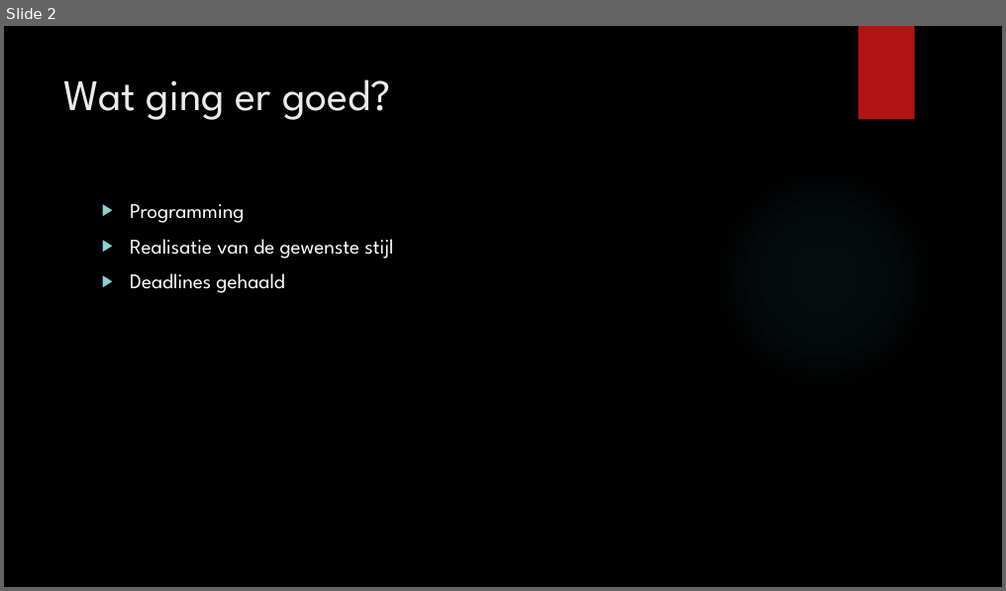
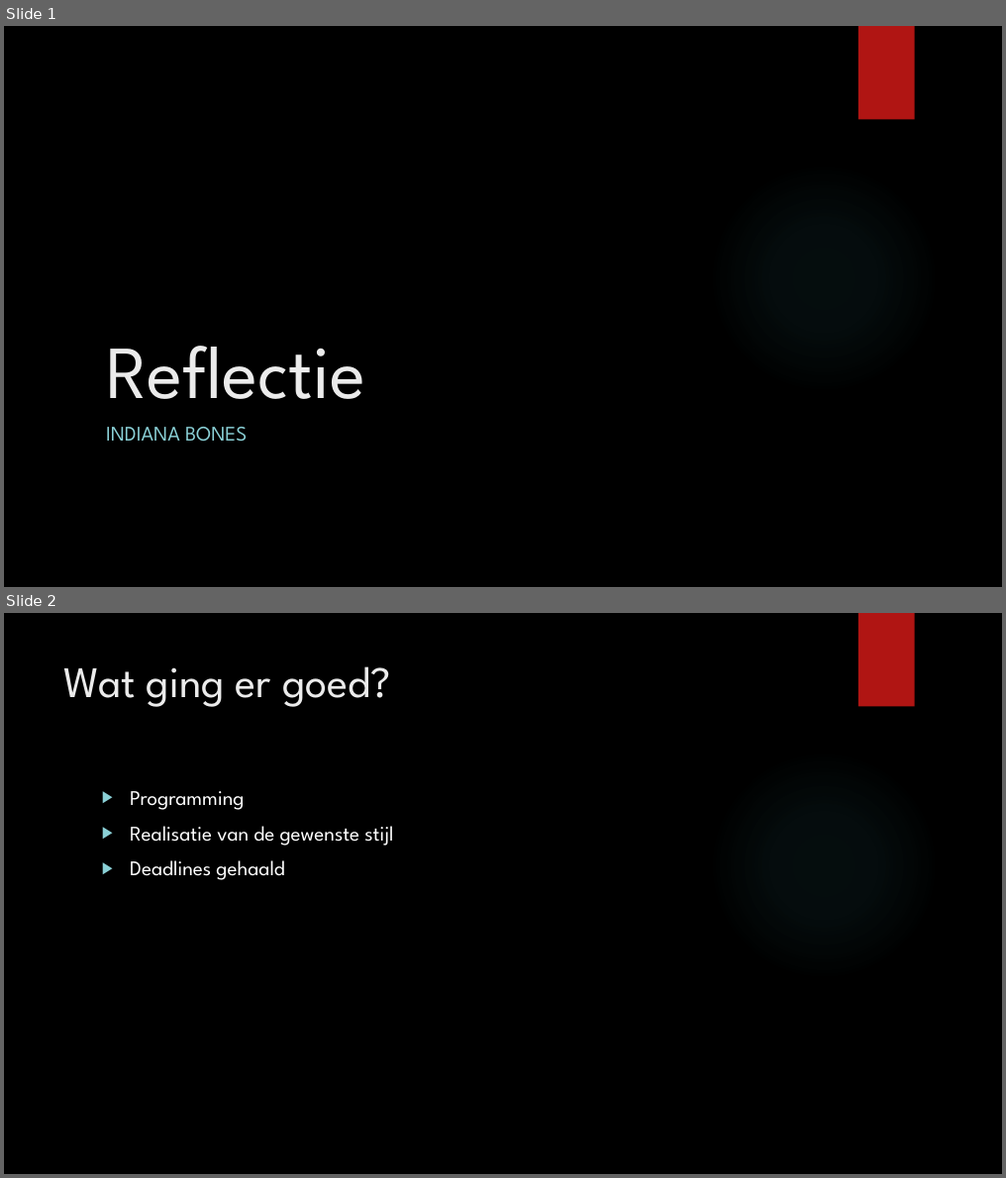
Before and after one commit to PeterBosDeltion/IndianaBonesRepo, a slide deck: reflectie.pptx. Shown one above the other, each under a label of ours: slide 2 before the commit, slides 1 and 2 after it. The pictures are 1006x591 and 1006x1178 pixels, drawn with LibreOffice and Linux fonts; fonts in the diff are those of the drawing; background and template pictures are left out. Boxes give left, top, right and bottom in pixels: in the first picture for what was removed or moved away, otherwise in the second. Text is boxed around its words. In the diff, an @@ line names an element or a change of style, - is before the commit and + after.

```diff
--- a/reflectie.pptx
+++ b/reflectie.pptx
@@ slide 1 added at [4, 26, 1002, 587], background picture (left out); not listed: 2 template elements that a slide beside it also shows @@
@@ title added at [106, 346, 366, 399], 72 pt, text #EBEBEB @@
+Reflectie
@@ subtitle added at [106, 427, 247, 442], 20 pt, text #8AD0D6 @@
+INDIANA BONES
```
Also in this commit, not shown: 1 slide removed, 10 other files.
